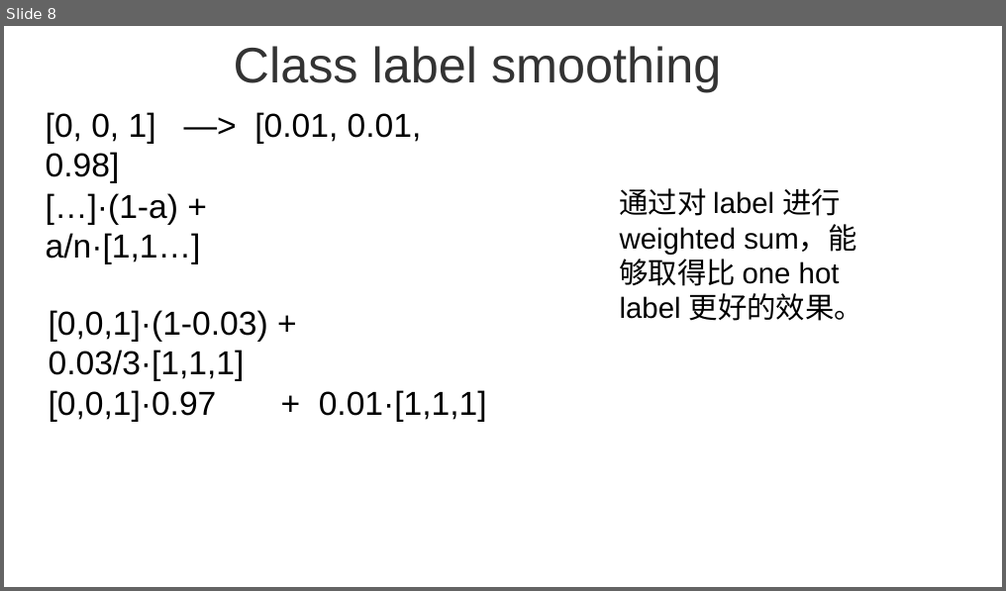
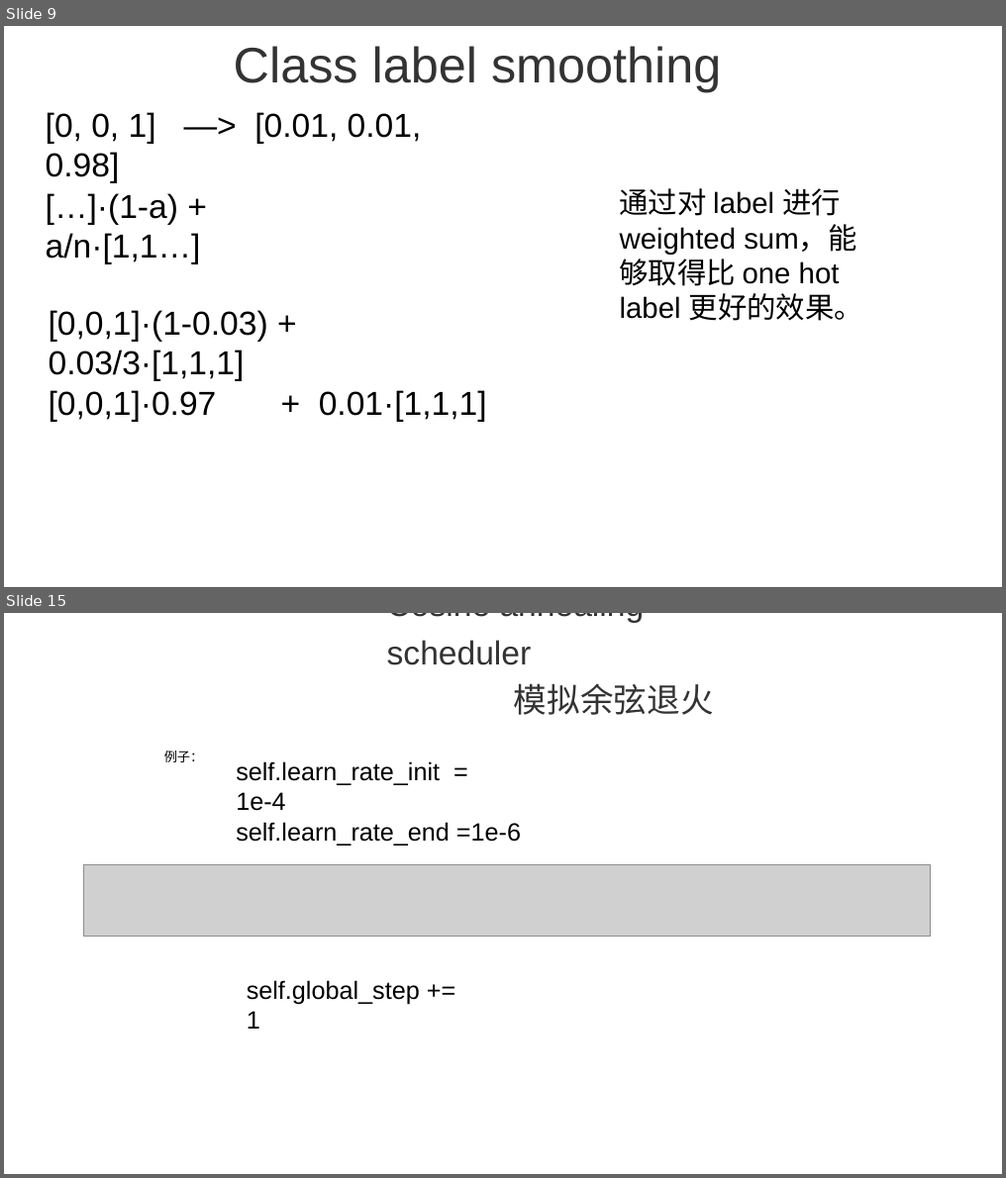
Before and after one commit to Adnios/DVS-gesture_recognition, a slide deck: tracking/YOLOv4.pptx. Shown one above the other, each under a label of ours: slide 8 before the commit, slides 9 and 15 after it; the slides between them are not shown. The pictures are 1006x591 and 1006x1178 pixels, drawn with LibreOffice and Linux fonts; fonts in the diff are those of the drawing; grey boxes stand for pictures. Boxes give left, top, right and bottom in pixels: in the first picture for what was removed or moved away, otherwise in the second. Text is boxed around its words. In the diff, an @@ line names an element or a change of style, - is before the commit and + after.

```diff
--- a/tracking/YOLOv4.pptx
+++ b/tracking/YOLOv4.pptx
@@ slide 15 added at (4, 613, 1002, 1174), background #FFFFFF @@
@@ text added at (387, 613, 714, 715), 32 pt, text #333333 @@
+Cosine annealing scheduler
+  模拟余弦退火
@@ text added at (164, 751, 204, 762), 12.7 pt, text #000000 @@
+例子：
@@ text added at (236, 761, 521, 846), 24 pt, text #000000 @@
+self.learn_rate_init = 1e-4
+self.learn_rate_end =1e-6
@@ picture added at (84, 865, 931, 937) @@
@@ text added at (247, 980, 420, 1029), 24 pt, text #000000 @@
+self.global_step += 1
@@ what was slide 8 is now slide 9 @@
```
Also in this commit, not shown: 5 slides changed, 9 other slides added, 1 slide removed, 11 other files.
